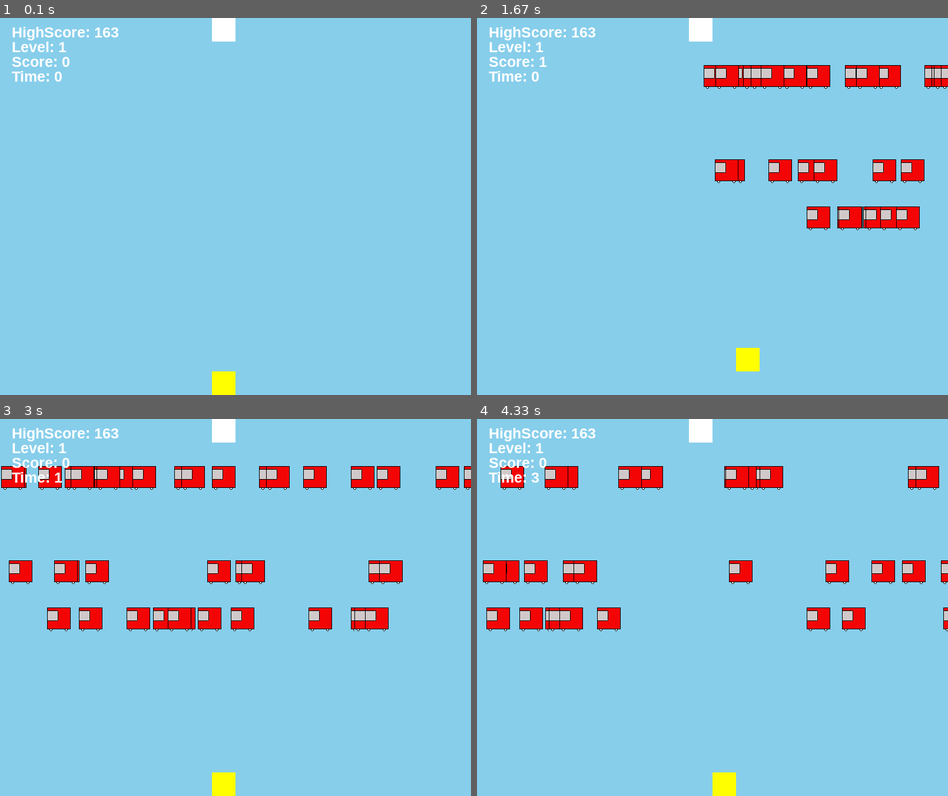
Above: before the commit, frames 1-4 (two rows, left to right).
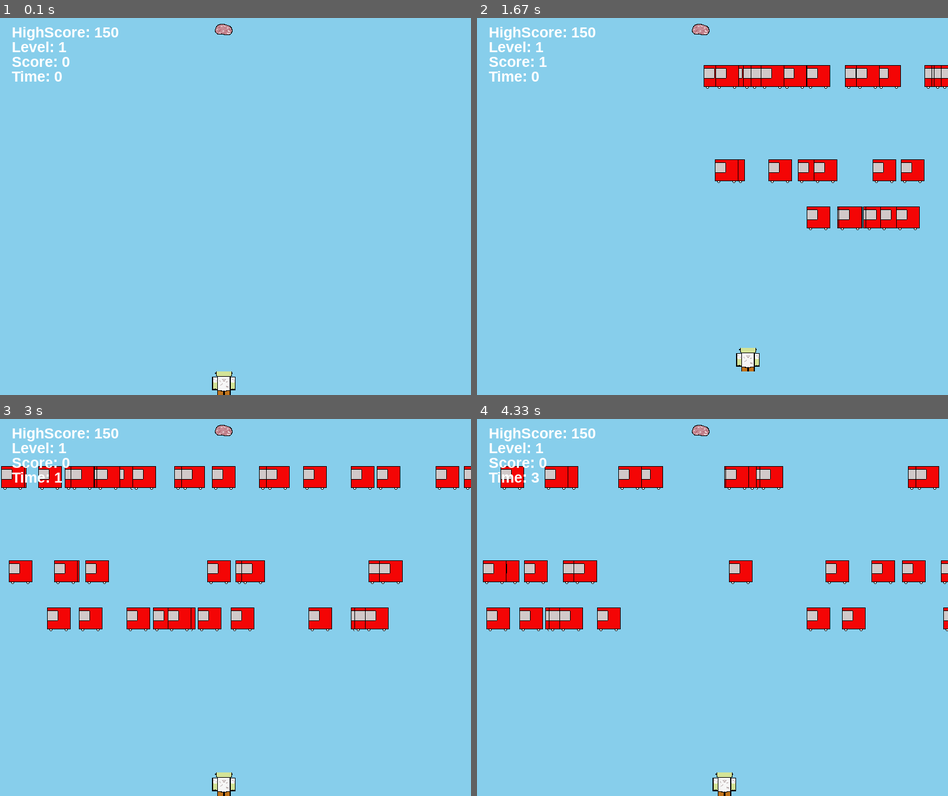
Above: after the commit, the same moments.

Repository: bhornby/Hornby-Classwork
Game: pygame game, started from python/Mini Project/Mini proj.py
The game is run twice, just before and just after one commit, with the same random seed, the same clock (stepped at 60 frames per second) and the same inputs.
Inputs:
- Up to frame 1 (0.1 s): no input
- Up to frame 2 (1.67 s): hold Right 0.33-0.8 s; hold Up 0.83-1.13 s; hold Right 1.17-1.63 s
- Up to frame 3 (3 s): hold Left 1.67-2.2 s; hold Down 2.23-2.53 s; hold Left 2.57-2.97 s
- Up to frame 4 (4.33 s): hold Up 3-3.37 s; hold Right 3.4-4.03 s; hold Down from 4.07 s (still down)

The runs differ from the first frame. In frame 1, 0.6% of the frame differs, in the area x 21-50%, y 0-100%; in frame 2, 0.6%; in frame 3, 0.6%; in frame 4, 0.6%.

Commit message:
finished game

Diff:
--- a/python/Mini Project/Mini proj.py
+++ b/python/Mini Project/Mini proj.py
@@ -33,7 +33,7 @@
 screen = pygame.display.set_mode(size)
 
 #title of the window
-pygame.display.set_caption("CRUSTY ROAD")
+pygame.display.set_caption("ZOMBIE CROSS")
 
 
 #time
@@ -89,8 +89,7 @@
         #set player dimentions
         self.speed_x = 0
         self.speed_y = 0
-        self.image = pygame.Surface([width,height])
-        self.image.fill(colour)
+        self.image = pygame.transform.scale(pygame.image.load("frank.png").convert(),(block_size,block_size))
         self.score = 0
         self.old_score = 0
         self.lives = 1
@@ -129,6 +128,8 @@
         self.old_y = self.rect.y
         self.old_x = self.rect.x
 
+        if self.score < 1:
+            self.score = 0
         self.old_score = self.score
         self.old_time = self.time
         if self.start_time == 0:
@@ -143,9 +144,7 @@
 class Car(pygame.sprite.Sprite):
     def __init__(self,colour,width,height,x,y,speed):
         super().__init__()
-#         self.image = pygame.Surface([width,height])
         self.image = pygame.transform.scale(pygame.image.load("therealcar.png").convert(),(block_size,block_size))
-#         self.image.fill(colour)
         self.rect = self.image.get_rect()
         self.rect.x = x
         self.rect.y = y
@@ -162,8 +161,7 @@
 class Portal(pygame.sprite.Sprite):
     def __init__(self,colour,width,height):
         super().__init__()
-        self.image = pygame.Surface([width,height])
-        self.image.fill(colour)
+        self.image = pygame.transform.scale(pygame.image.load("brainportal.png").convert(),(block_size,block_size))
         self.rect = self.image.get_rect()
         self.rect.x = 9*block_size
         self.rect.y = 0*block_size
@@ -262,7 +260,9 @@
         o = o + 3
         level = level + 1
         if level >= len(car_lane_list):
-            level = 0
+            my_player.lives = 0
+            level = 9
+
 
         #end if
     #next x
@@ -282,9 +282,9 @@
         #array of tuples
         text = [(font.render("GAME OVER",True,BLACK),4),
                 (font2.render("Level Reached " + str(level +1),True,BLACK),2.1),
-                (font2.render("Score: " + str(my_player.old_score),True,BLACK),1.9),\
+                (font2.render("Score: " + str(my_player.old_score ),True,BLACK),1.9),\
                 (font2.render("Highscore: " + str(highscore),True,BLACK),2.4),
-                (font2.render("Time: " + str(my_player.old_time),True,BLACK),1.6),
+                (font2.render("Time: " + str(my_player.old_time),True,BLACK),1.7),
                 (font.render("HIT RETURN TO PLAY AGAIN",True,BLACK),3)
                 ]
         for t,h in text:
--- a/python/Mini Project/highscore.txt
+++ b/python/Mini Project/highscore.txt
@@ -1 +1 @@
-163
+150
Binary file added: python/Mini Project/brainportal.png
Binary file added: python/Mini Project/frank.png
Binary file added: python/Mini Project/headlessfrank.png
Binary file added: python/Mini Project/player.png
Binary file added: python/Mini Project/playerback.png
Not shown, changed: python/.DS_Store
Not shown, changed: python/Mini Project/.DS_Store
